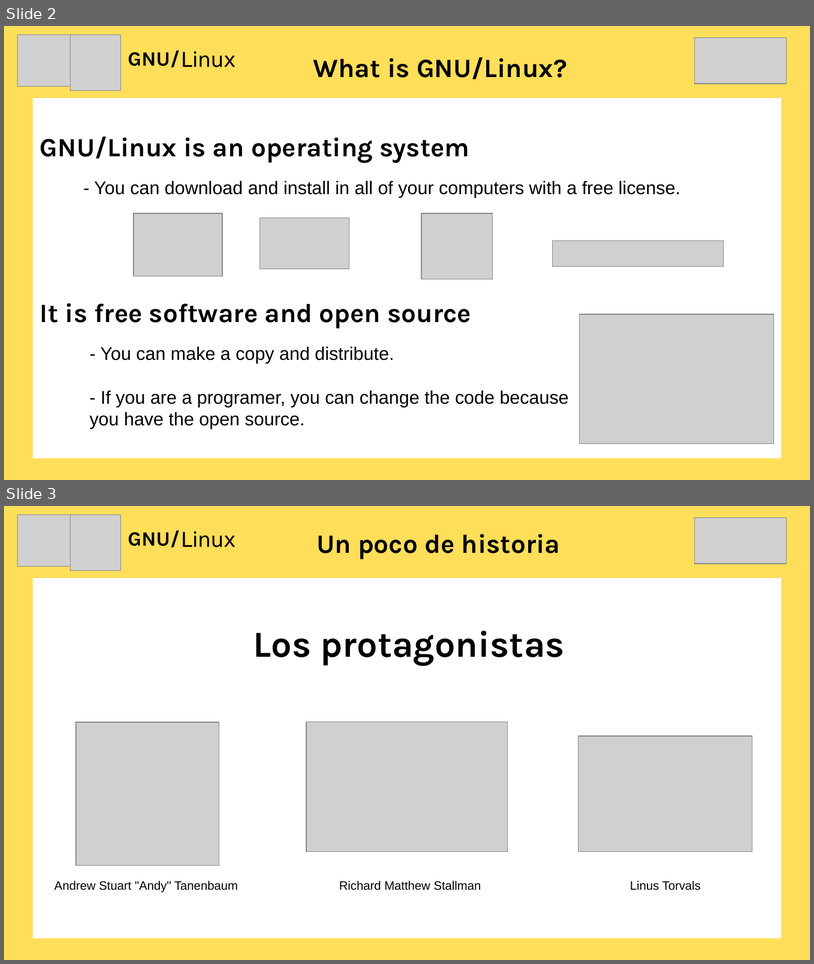
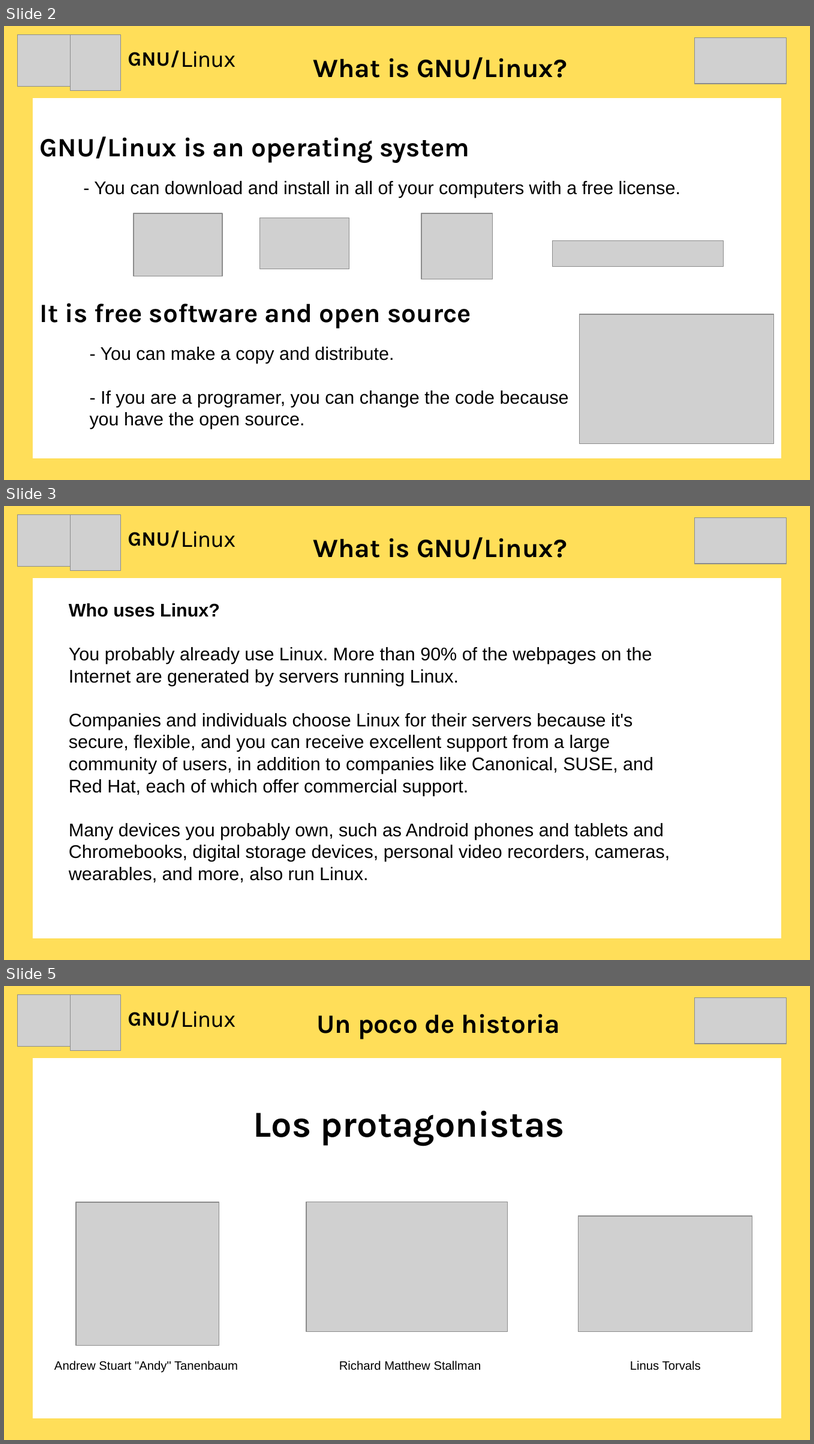
Before and after one commit to marioastur/pildora_linux, a slide deck: presentacion_linux.odp. Shown one above the other, each under a label of ours: slides 2 and 3 before the commit, slides 2, 3 and 5 after it; the slides between them are not shown. The pictures are 814x964 and 814x1444 pixels, drawn with LibreOffice and Linux fonts; fonts in the diff are those of the drawing; grey boxes stand for pictures. Boxes give left, top, right and bottom in pixels: in the first picture for what was removed or moved away, otherwise in the second. Text is boxed around its words. In the diff, an @@ line names an element or a change of style, - is before the commit and + after.

```diff
--- a/presentacion_linux.odp
+++ b/presentacion_linux.odp
@@ slide 3 added at <box>4,506,810,960</box>, background #FFDE59 @@
@@ rectangle added at <box>4,506,810,578</box>, fill #FFDE59 @@
@@ picture added at <box>17,515,70,567</box> @@
@@ picture added at <box>71,515,121,570</box> @@
@@ picture added at <box>696,518,787,563</box> @@
@@ title added at <box>128,530,180,547</box>, 20 pt, text #000000, bold @@
+GNU/
@@ title added at <box>181,531,236,547</box>, 20 pt, text #000000 @@
+Linux
@@ text added at <box>314,537,567,559</box>, 26 pt, text #000000, bold @@
+What is GNU/Linux?
@@ rectangle added at <box>33,578,782,938</box>, fill #FFFFFF @@
@@ text added at <box>69,603,670,882</box>, 18 pt, text #000000 @@
+Who uses Linux?
+You probably already use Linux. More than 90% of the webpages on the Internet are generated by servers running Linux.
+Companies and individuals choose Linux for their servers because it's secure, flexible, and you can receive excellent support from a large community of users, in addition to companies like Canonical, SUSE, and Red Hat, each of which offer commercial support.
+Many devices you probably own, such as Android phones and tablets and Chromebooks, digital storage devices, personal video recorders, cameras, wearables, and more, also run Linux.
@@ what was slide 3 is now slide 5 @@
```
Also in this commit, not shown: 2 other slides added, 6 other files.
